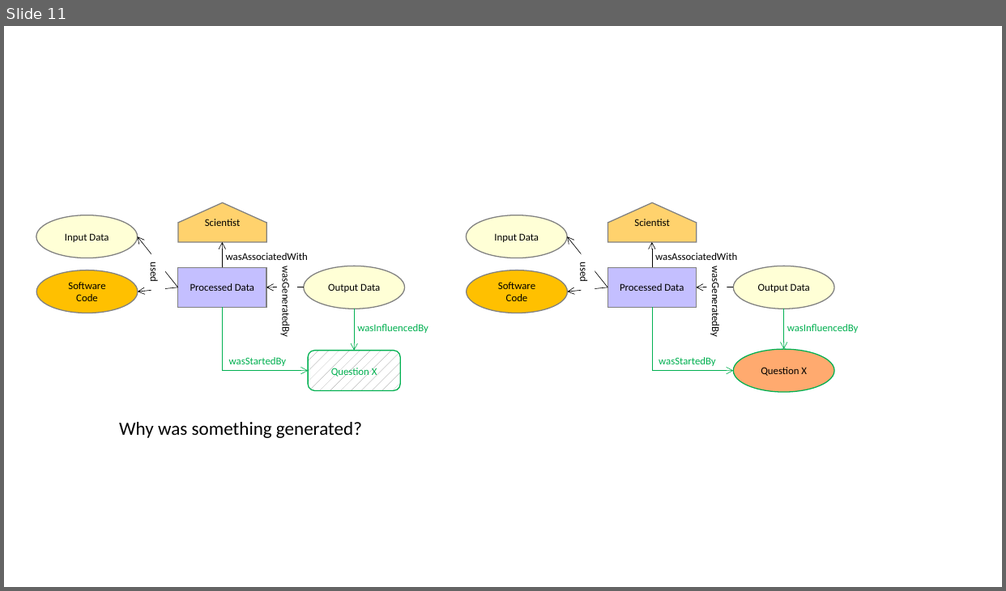
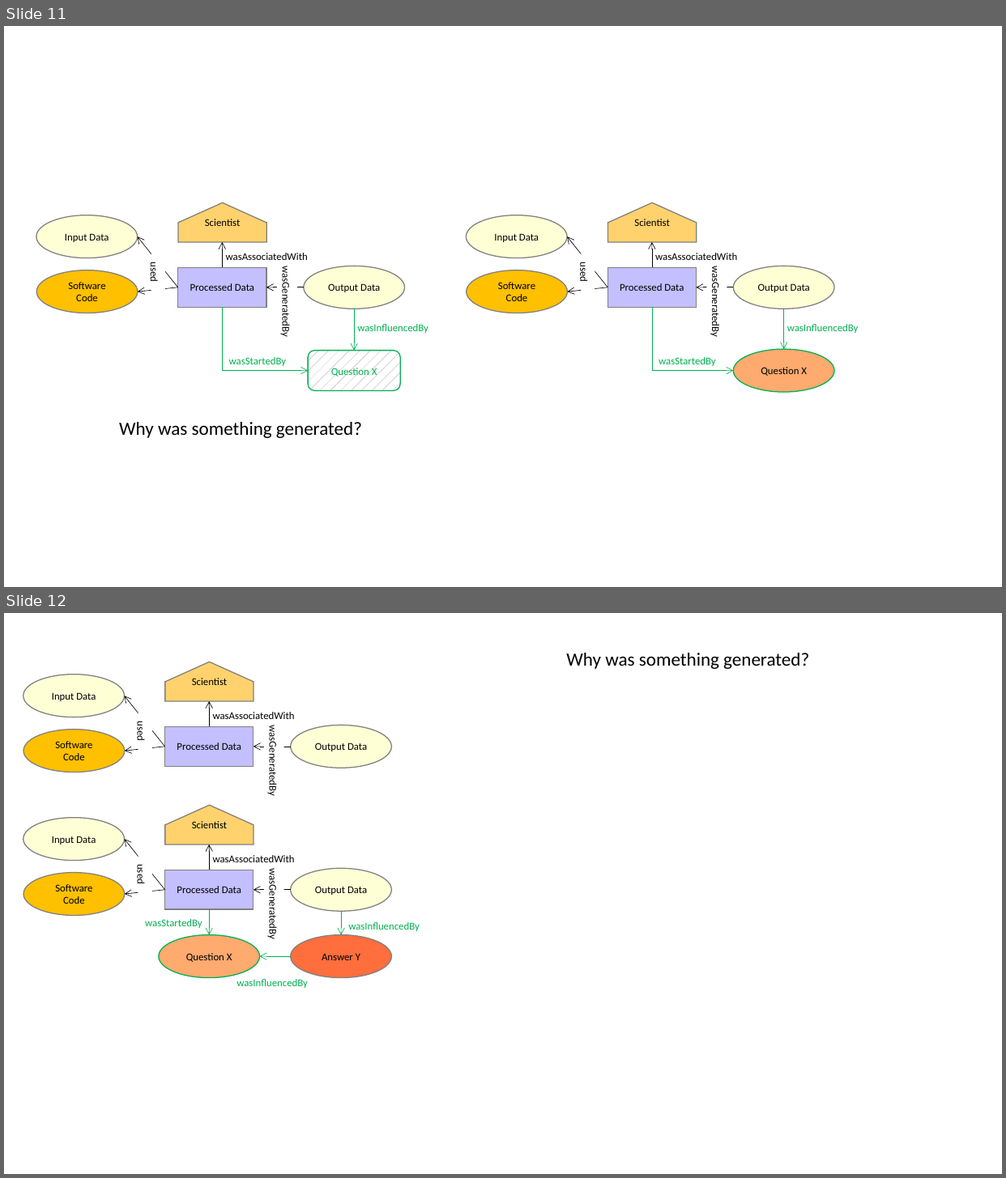
Before and after one commit to nicholascar/decprov-ont, a slide deck: images/diagrams.pptx. Shown one above the other, each under a label of ours: slide 11 before the commit, slides 11 and 12 after it. The pictures are 1006x591 and 1006x1178 pixels, drawn with LibreOffice and Linux fonts; fonts in the diff are those of the drawing. Boxes give left, top, right and bottom in pixels: in the first picture for what was removed or moved away, otherwise in the second. Text is boxed around its words. In the diff, an @@ line names an element or a change of style, - is before the commit and + after.

```diff
--- a/images/diagrams.pptx
+++ b/images/diagrams.pptx
@@ slide 12 added at (4,613,1002,1174), background #FFFFFF @@
@@ text added at (566,653,809,669), 18 pt, text #000000 @@
+Why was something generated?
@@ ellipse added at (23,675,125,717), fill #FFFFD6, outline #808080 1 pt, 10 pt, text #000000 @@
+Input Data
@@ freeform shape added at (165,662,253,701), fill #FFD26D, outline #808080 1 pt, 10 pt, text #000000 @@
+Scientist
@@ arrow added from (165, 747) to (125, 696), #000000 0.5 pt @@
@@ rectangle added at (138,693,152,769), fill #FFFFFF, 10 pt, text #000000 @@
+used
@@ arrow added from (209, 726) to (209, 701), #000000 0.5 pt @@
@@ ellipse added at (23,729,125,772), fill #FFC000, outline #808080 1 pt, 10 pt, text #000000 @@
+Software Code
@@ rectangle added at (165,726,253,766), fill #C4BFFF, outline #808080 1 pt, 10 pt, text #000000 @@
+Processed Data
@@ text added at (213,712,295,719), 10 pt, text #000000 @@
+wasAssociatedWith
@@ rectangle added at (264,723,284,798), fill #FFFFFF, 10 pt, text #000000 @@
+wasGeneratedBy
@@ ellipse added at (291,726,392,768), fill #FFFFD6, outline #808080 1 pt, 10 pt, text #000000 @@
+Output Data
@@ arrow added from (165, 747) to (125, 751), #000000 0.5 pt @@
@@ arrow added from (291, 747) to (253, 747), #000000 0.5 pt @@
@@ freeform shape added at (165,806,253,845), fill #FFD26D, outline #808080 1 pt, 10 pt, text #000000 @@
+Scientist
@@ ellipse added at (23,817,125,860), fill #FFFFD6, outline #808080 1 pt, 10 pt, text #000000 @@
+Input Data
@@ arrow added from (165, 890) to (125, 839), #000000 0.5 pt @@
@@ rectangle added at (138,837,152,913), fill #FFFFFF, 10 pt, text #000000 @@
+used
@@ arrow added from (209, 871) to (209, 845), #000000 0.5 pt @@
@@ text added at (213,855,295,862), 10 pt, text #000000 @@
+wasAssociatedWith
@@ ellipse added at (23,873,125,915), fill #FFC000, outline #808080 1 pt, 10 pt, text #000000 @@
+Software Code
@@ rectangle added at (165,871,253,910), fill #C4BFFF, outline #808080 1 pt, 10 pt, text #000000 @@
+Processed Data
@@ rectangle added at (264,867,284,943), fill #FFFFFF, 10 pt, text #000000 @@
+wasGeneratedBy
@@ ellipse added at (291,868,392,911), fill #FFFFD6, outline #808080 1 pt, 10 pt, text #000000 @@
+Output Data
@@ arrow added from (165, 890) to (125, 895), #000000 0.5 pt @@
@@ arrow added from (291, 890) to (253, 890), #000000 0.5 pt @@
@@ text added at (145,919,202,928), 10 pt, text #00B050 @@
+wasStartedBy
@@ arrow added from (209, 909) to (209, 935), #00B050 0.5 pt @@
@@ arrow added from (341, 912) to (341, 935), #00B050 0.5 pt @@
@@ text added at (348,922,420,931), 10 pt, text #00B050 @@
+wasInfluencedBy
@@ ellipse added at (159,935,260,977), fill #FFAA6F, outline #00B050 1 pt, 10 pt, text #000000 @@
+Question X
@@ ellipse added at (291,935,392,977), fill #FF6E3C, outline #808080 1 pt, 10 pt, text #000000 @@
+Answer Y
@@ arrow added from (291, 956) to (260, 956), #00B050 0.5 pt @@
@@ text added at (236,979,308,988), 10 pt, text #00B050 @@
+wasInfluencedBy
```
Also in this commit, not shown: 3 slides changed, 1 other slide added, 6 other files.
